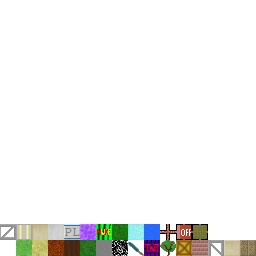
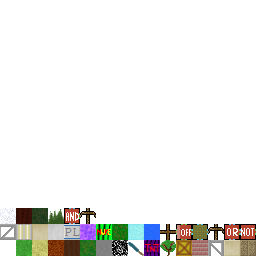
Layers edited between the first and the second 256 × 256 image:
removed layer "Boxes" over (176, 224, 208, 240)
added layer "Pasted Layer" above "ItemTextures.png" over (16, 240, 32, 256)
painted on "ItemTextures.png" over (0, 208, 256, 240)
